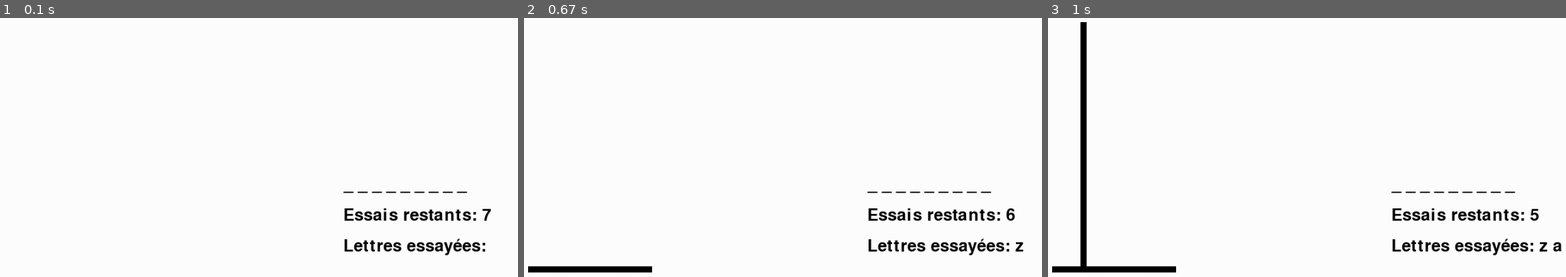
Above: before the commit, frames 1-3 (left to right).
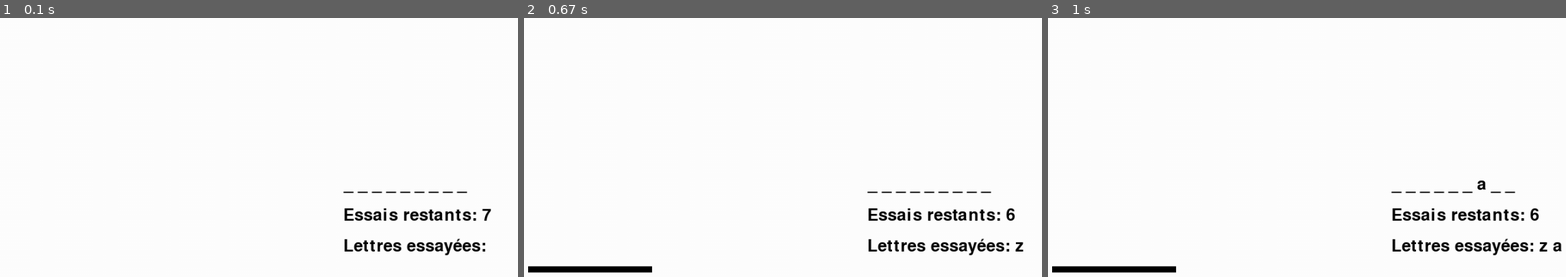
Above: after the commit, the same moments.

Repository: elodie-boweren/Pendu
Game: pygame game, started from hangman_pygame.py
Two runs of this game, one before a commit and one after it. Both use one fixed random seed, a clock stepped at 60 frames per second and the inputs below.
Inputs:
- Up to frame 1 (0.1 s): no input
- Up to frame 2 (0.67 s): tap Z at 0.33 s
- Up to frame 3 (1 s): tap A at 0.67 s

Frames 1-2 are identical in both runs. In frame 3, 1.3% of the frame differs, in the area x 6-95%, y 1-97%.

Commit message:
add random choice

Diff:
--- a/hangman_pygame.py
+++ b/hangman_pygame.py
@@ -17,15 +17,14 @@
 police_titre = pygame.font.SysFont(None, 60)
 
 
-mots = ["words.txt"]
-mot_a_trouver = random.choice(mots)
-lettres_trouvees = []
+words = random.choice(open('words.txt').read().splitlines())
+guess_words = words
+letter_find = []
 attempts = 7
-run = True
 
-def afficher_texte(texte, police, couleur, x, y):
-    texte_surface = police.render(texte, True, couleur)
-    window.blit(texte_surface, (x, y))
+def display_text(text, police, color, x, y):
+    text_surface = police.render(text, True, color)
+    window.blit(text_surface, (x, y))
 
 
 def draw_hangman(attempts):
@@ -51,29 +50,38 @@
 
 
 def game():
-    global mot_a_trouver, lettres_trouvees, attempts
+    global guess_words, letter_find, attempts
 
-    run=True
-    while run :
+    run = True
+    while True:
         window.fill(WHITE)
 
-        lettres_affichees = " ".join([lettre if lettre in lettres_trouvees else "_" for lettre in mot_a_trouver])
-        afficher_texte(lettres_affichees, police, BLACK, 600, 300)
+        lettres_affichees = []
 
-        afficher_texte(f"Essais restants: {attempts}", police, BLACK, 600, 350)
+        for lettre in guess_words:
+            if lettre in letter_find:
+                lettres_affichees.append(lettre)
+            else:
+                lettres_affichees.append("_")
 
-        lettres_deja_essayees = " ".join(lettres_trouvees)
-        afficher_texte(f"Lettres essayées: {lettres_deja_essayees}", police, BLACK, 600, 400)
+        lettres_affichees_str = " ".join(lettres_affichees)
+
+        display_text(lettres_affichees_str, police, BLACK, 600, 300)
+
+        display_text(f"Essais restants: {attempts}", police, BLACK, 600, 350)
+
+        lettres_deja_essayees = " ".join(letter_find)
+        display_text(f"Lettres essayées: {lettres_deja_essayees}", police, BLACK, 600, 400)
 
         draw_hangman(attempts)
 
-        if all([lettre in lettres_trouvees for lettre in mot_a_trouver]):
-            afficher_texte("Vous avez gagné !", police, BLACK, 600, 450)
+        if all([lettre in letter_find for lettre in guess_words]):
+            display_text("Vous avez gagné !", police, BLACK, 600, 450)
             pygame.display.update()
             game()
 
         if attempts == 0:
-            afficher_texte(f"Perdu ! Le mot était: {mot_a_trouver}", police, BLACK, 600, 450)
+            display_text(f"Perdu ! Le mot était: {guess_words}", police, BLACK, 600, 450)
             pygame.display.update()
             game()
 
@@ -83,9 +91,9 @@
             if event.type == pygame.KEYDOWN:
                 if event.key >= pygame.K_a and event.key <= pygame.K_z:
                     lettre = chr(event.key)
-                    if lettre not in lettres_trouvees:
-                        lettres_trouvees.append(lettre)
-                        if lettre not in mot_a_trouver:
+                    if lettre not in letter_find:
+                        letter_find.append(lettre)
+                        if lettre not in guess_words:
                             attempts -= 1
 
         pygame.display.update()
